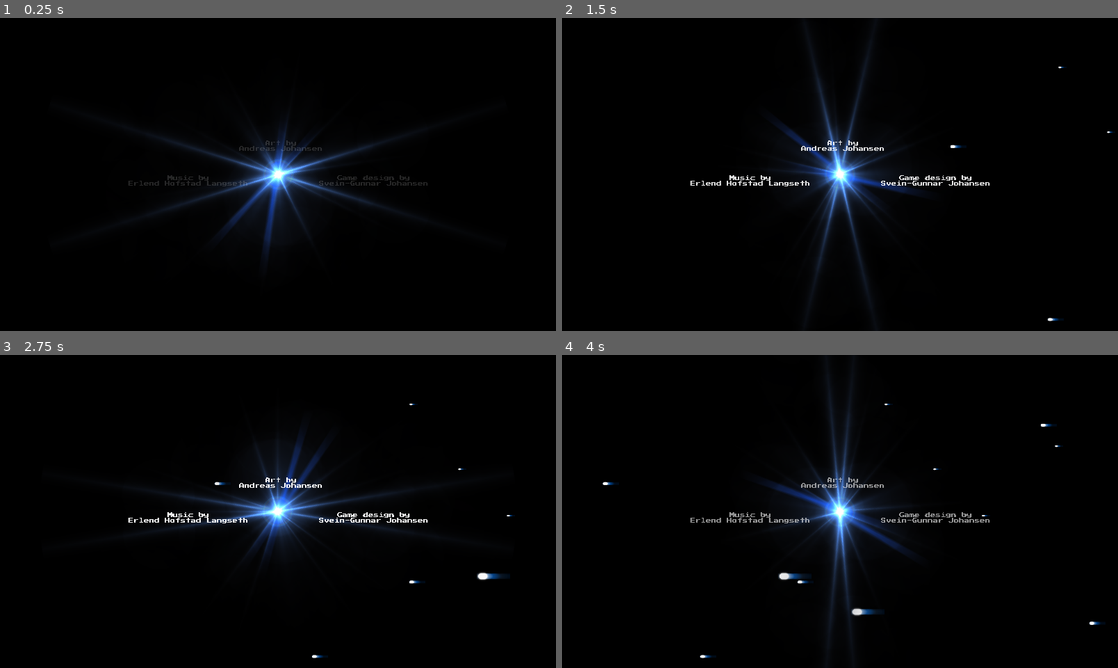
Above: before the commit, frames 1-4 (two rows, left to right).
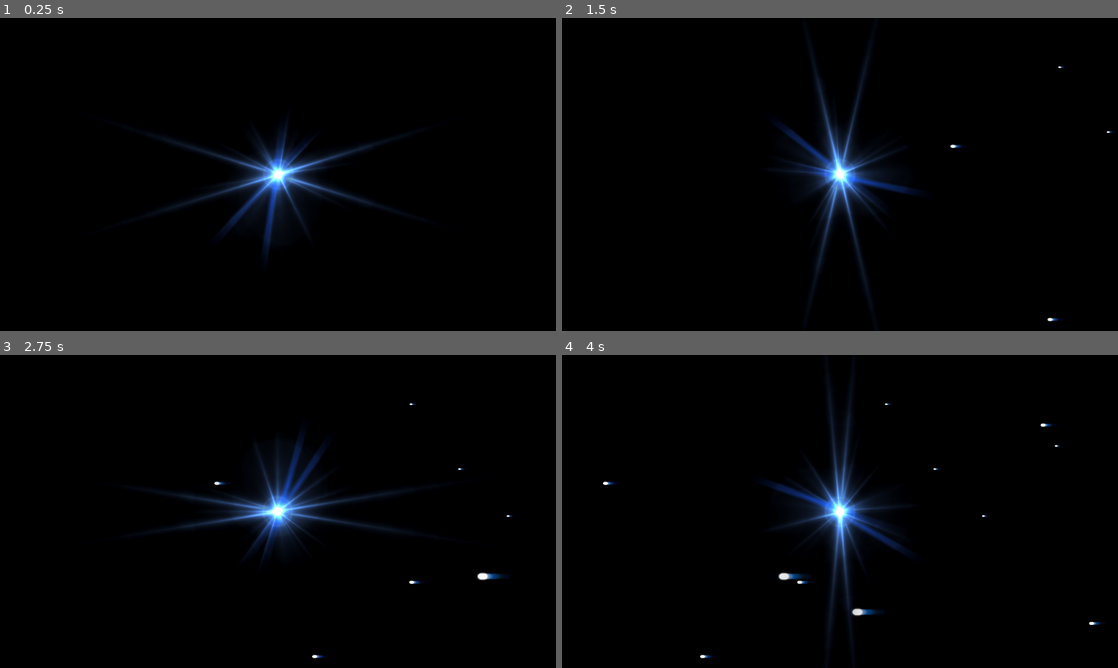
Above: after the commit, the same moments.

Repository: sveinjo/robot-rumble
Game: Godot game, scene res://scenes/credits_3d.tscn
Same seed, same stepped clock (60 frames per second), same inputs: the game is played once before the commit and once after it. Before the commit the project starts from res://scenes/credits.tscn. Sound files missing from this copy of the repository are replaced by a short silence.
Inputs (mouse positions are in pixels of both pictures, inside the frame that each line leads up to):
- Up to frame 1 (0.25 s): no input
- Up to frame 2 (1.5 s): tap Enter at 0.5 s; move the mouse to (962, 158) at 0.52 s; click (962, 158) at 0.67 s; move the mouse to (728, 190) at 1.27 s; click (728, 190) at 1.42 s
- Up to frame 3 (2.75 s): move the mouse to (333, 442) at 2.02 s; click (333, 442) at 2.17 s
- Up to frame 4 (4 s): move the mouse to (812, 574) at 2.77 s; click (812, 574) at 2.92 s; move the mouse to (1006, 558) at 3.52 s; click (1006, 558) at 3.67 s

The runs differ from the first frame. In frame 1, 0.5% of the frame differs, in the area x 23-77%, y 39-56%; in frame 2, 0.6%; in frame 3, 0.7%; in frame 4, 0.7%, in the area x 7-97%, y 15-97%.

Commit message:
Added 3D scene.

Diff:
--- a/diagame/project.godot
+++ b/diagame/project.godot
@@ -11,7 +11,7 @@
 [application]
 
 config/name="Robot Rumble"
-run/main_scene="res://scenes/credits.tscn"
+run/main_scene="uid://credits3d"
 config/features=PackedStringArray("4.6", "Forward Plus")
 config/icon="res://icon.svg"
 
--- /dev/null
+++ b/diagame/scenes/credits_3d.tscn
@@ -0,0 +1,96 @@
+[gd_scene load_steps=13 format=3 uid="uid://credits3d"]
+
+[ext_resource type="Script" uid="uid://hpx1ndgxhxwj" path="res://scripts/credit_main.gd" id="1_n6r8a"]
+[ext_resource type="Texture2D" uid="uid://co7pftlr8kscn" path="res://assets/sprites/Flare.png" id="2_marker"]
+[ext_resource type="PackedScene" uid="uid://d1x7y8k2m5n3p" path="res://scenes/credit_fade_text.tscn" id="3_credit"]
+[ext_resource type="Script" uid="uid://6q1e88xywj8p" path="res://scripts/marker.gd" id="3_marker1"]
+[ext_resource type="Script" uid="uid://c4arb21plnkte" path="res://scripts/marker2.gd" id="4_marker2"]
+[ext_resource type="Script" path="res://scripts/camera_3d_controller.gd" id="5_camera"]
+[ext_resource type="AudioStream" path="res://assets/sounds/bgmusic.mp3" id="6_bgmusic"]
+[ext_resource type="Script" path="res://scripts/screen_3d_setup.gd" id="7_screen"]
+
+[sub_resource type="QuadMesh" id="QuadMesh_1"]
+size = Vector2(19.2, 10.8)
+
+[sub_resource type="ViewportTexture" id="ViewportTexture_1"]
+viewport_path = NodePath("SubViewport")
+
+[sub_resource type="StandardMaterial3D" id="StandardMaterial3D_1"]
+transparency = 1
+shading_mode = 0
+albedo_texture = SubResource("ViewportTexture_1")
+emission_enabled = true
+emission = Color(1, 1, 1, 1)
+emission_energy_multiplier = 1.0
+
+[sub_resource type="Environment" id="Environment_1"]
+background_mode = 1
+background_color = Color(0, 0, 0, 1)
+
+[node name="Credits3D" type="Node3D"]
+
+[node name="WorldEnvironment" type="WorldEnvironment" parent="."]
+environment = SubResource("Environment_1")
+
+[node name="Camera3D" type="Camera3D" parent="."]
+transform = Transform3D(1, 0, 0, 0, 1, 0, 0, 0, 1, 0, 0, 11.6)
+projection = 1
+size = 10.8
+script = ExtResource("5_camera")
+
+[node name="SubViewport" type="SubViewport" parent="."]
+transparent_bg = false
+size = Vector2i(1920, 1080)
+render_target_update_mode = 3
+
+[node name="Background" type="ColorRect" parent="SubViewport"]
+z_index = -200
+offset_right = 1920.0
+offset_bottom = 1080.0
+color = Color(0, 0, 0, 1)
+
+[node name="CreditMain" type="Node2D" parent="SubViewport"]
+z_index = 200
+position = Vector2(640, 1388)
+script = ExtResource("1_n6r8a")
+
+[node name="Marker" type="Sprite2D" parent="SubViewport"]
+z_index = 50
+position = Vector2(960, 540)
+texture = ExtResource("2_marker")
+script = ExtResource("3_marker1")
+
+[node name="Marker2" type="Sprite2D" parent="SubViewport"]
+z_index = 50
+position = Vector2(960, 540)
+texture = ExtResource("2_marker")
+script = ExtResource("4_marker2")
+
+[node name="CreditFadeText1" parent="SubViewport" instance=ExtResource("3_credit")]
+z_index = 100
+position = Vector2(640, 564)
+
+[node name="CreditFadeText2" parent="SubViewport" instance=ExtResource("3_credit")]
+z_index = 100
+position = Vector2(960, 444)
+
+[node name="CreditFadeText3" parent="SubViewport" instance=ExtResource("3_credit")]
+z_index = 100
+position = Vector2(1280, 564)
+
+[node name="Screen3D" type="MeshInstance3D" parent="."]
+transform = Transform3D(1, 0, 0, 0, 1, 0, 0, 0, 1, 0, 0, 0)
+mesh = SubResource("QuadMesh_1")
+surface_material_override/0 = SubResource("StandardMaterial3D_1")
+script = ExtResource("7_screen")
+
+[node name="AudioStreamPlayer" type="AudioStreamPlayer" parent="."]
+stream = ExtResource("6_bgmusic")
+volume_db = -6.0
+autoplay = true
+surface_material_override/0 = SubResource("StandardMaterial3D_1")
+
+[node name="AudioStreamPlayer" type="AudioStreamPlayer" parent="."]
+stream = ExtResource("6_bgmusic")
+volume_db = -6.0
+autoplay = true
--- /dev/null
+++ b/diagame/scripts/camera_3d_controller.gd
@@ -0,0 +1,60 @@
+extends Camera3D
+
+# 3D camera controller with mouse rotation
+var mouse_sensitivity: float = 0.003
+var rotation_enabled: bool = false
+var last_mouse_position: Vector2 = Vector2.ZERO
+var camera_rotation: Vector3 = Vector3.ZERO  # Pitch, Yaw, Roll
+
+func _ready():
+	# Position camera to view the 3D plane which is at z=0
+	# Camera is at (0, 0, 15) looking at origin
+	position = Vector3(0, 0, 15)
+	look_at(Vector3.ZERO, Vector3.UP)
+
+	# Store initial rotation
+	camera_rotation = rotation
+
+	# Start with mouse visible
+	Input.mouse_mode = Input.MOUSE_MODE_VISIBLE
+
+func _input(event):
+	# Enable rotation when right mouse button is pressed
+	if event is InputEventMouseButton:
+		if event.button_index == MOUSE_BUTTON_RIGHT:
+			rotation_enabled = event.pressed
+			if rotation_enabled:
+				last_mouse_position = event.position
+			Input.mouse_mode = Input.MOUSE_MODE_CAPTURED if rotation_enabled else Input.MOUSE_MODE_VISIBLE
+
+	# Reset camera to initial position with Home key
+	if event is InputEventKey and event.keycode == KEY_HOME and event.pressed:
+		reset_camera()
+
+	# Rotate camera based on mouse movement
+	if event is InputEventMouseMotion and rotation_enabled:
+		var delta_mouse = event.relative
+
+		# Yaw (left/right rotation around Y axis)
+		camera_rotation.y -= delta_mouse.x * mouse_sensitivity
+
+		# Pitch (up/down rotation around X axis)
+		camera_rotation.x -= delta_mouse.y * mouse_sensitivity
+
+		# Clamp pitch to avoid flipping
+		camera_rotation.x = clamp(camera_rotation.x, -PI/2, PI/2)
+
+		# Apply rotation
+		rotation = camera_rotation
+
+func reset_camera():
+	"""Reset camera to initial position and rotation"""
+	rotation = Vector3.ZERO
+	camera_rotation = Vector3.ZERO
+	print("Camera reset to initial position")
+
+func _process(_delta):
+	# Release mouse if escape is pressed
+	if Input.is_action_just_pressed("ui_cancel") and rotation_enabled:
+		rotation_enabled = false
+		Input.mouse_mode = Input.MOUSE_MODE_VISIBLE
--- /dev/null
+++ b/diagame/scripts/screen_3d_setup.gd
@@ -0,0 +1,35 @@
+extends MeshInstance3D
+
+# Script to ensure viewport texture is properly connected to the 3D screen
+
+func _ready():
+	# Get the viewport
+	var viewport = get_node("../SubViewport")
+	if viewport:
+		print("Viewport found, size: ", viewport.size, " update mode: ", viewport.render_target_update_mode)
+
+		# Force viewport to render
+		viewport.render_target_update_mode = SubViewport.UPDATE_ALWAYS
+
+		# Get the material (Godot 4 API)
+		var mat = get_surface_override_material(0)
+		if mat:
+			# Set the viewport texture directly
+			mat.albedo_texture = viewport.get_texture()
+			print("Viewport texture connected to 3D screen")
+			print("Texture size: ", viewport.get_texture().get_size() if viewport.get_texture() else "null")
+		else:
+			print("ERROR: No surface override material found on Screen3D")
+			# Try to create and set a new material
+			var new_mat = StandardMaterial3D.new()
+			new_mat.transparency = BaseMaterial3D.TRANSPARENCY_ALPHA
+			new_mat.shading_mode = BaseMaterial3D.SHADING_MODE_UNSHADED
+			new_mat.albedo_texture = viewport.get_texture()
+			new_mat.emission_enabled = true
+			new_mat.emission = Color.WHITE
+			new_mat.emission_energy_multiplier = 1.0
+			set_surface_override_material(0, new_mat)
+			print("Created new material with viewport texture")
+			print("New texture size: ", viewport.get_texture().get_size() if viewport.get_texture() else "null")
+	else:
+		print("ERROR: SubViewport not found")
Not shown, added: diagame/scripts/camera_3d_controller.gd.uid
Not shown, added: diagame/scripts/screen_3d_setup.gd.uid
